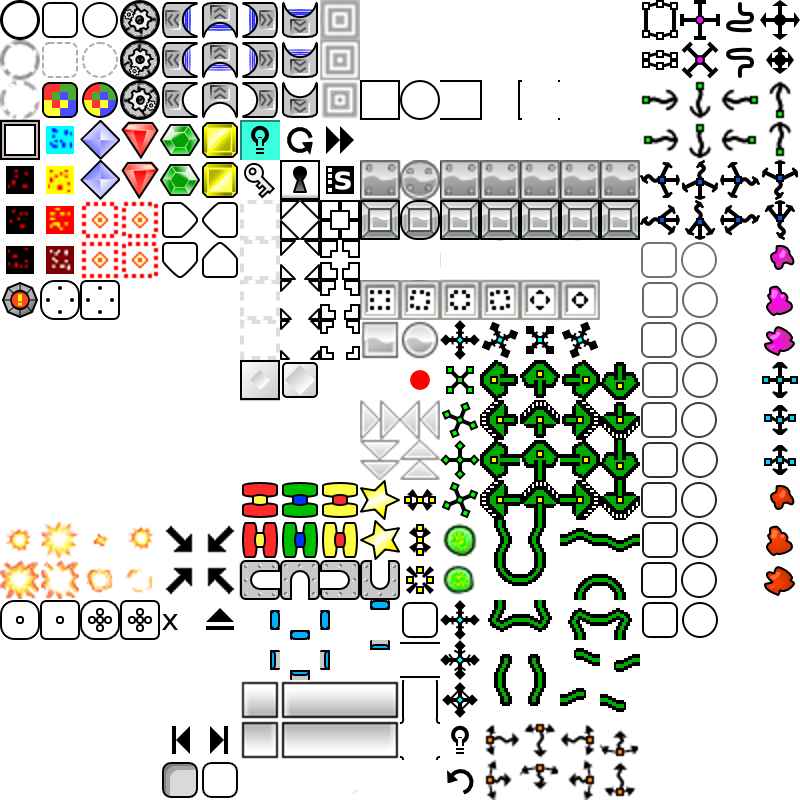
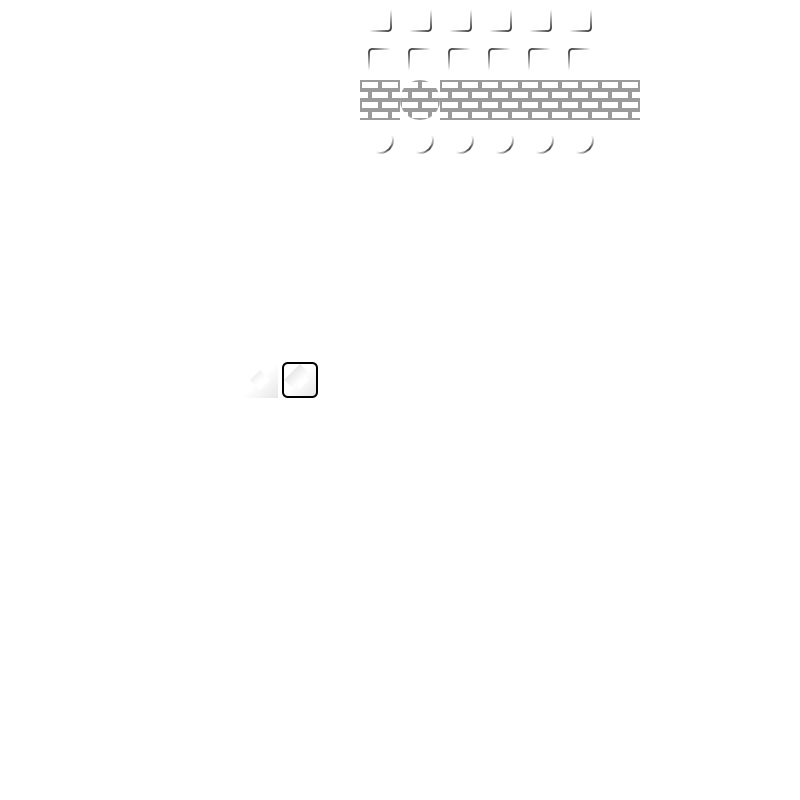
The second 800px x 800px image is a revision of the first. Changes to its layers:
showed "lumin", painted on it over [242, 8, 640, 398]
hid "Capa nueva#1", painted on it over [0, 0, 800, 800]
